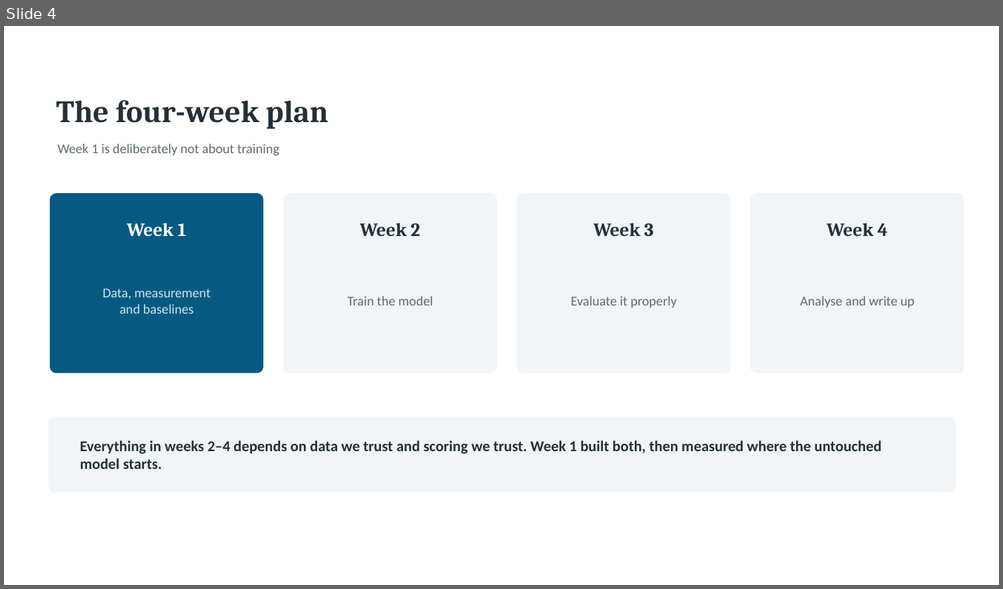
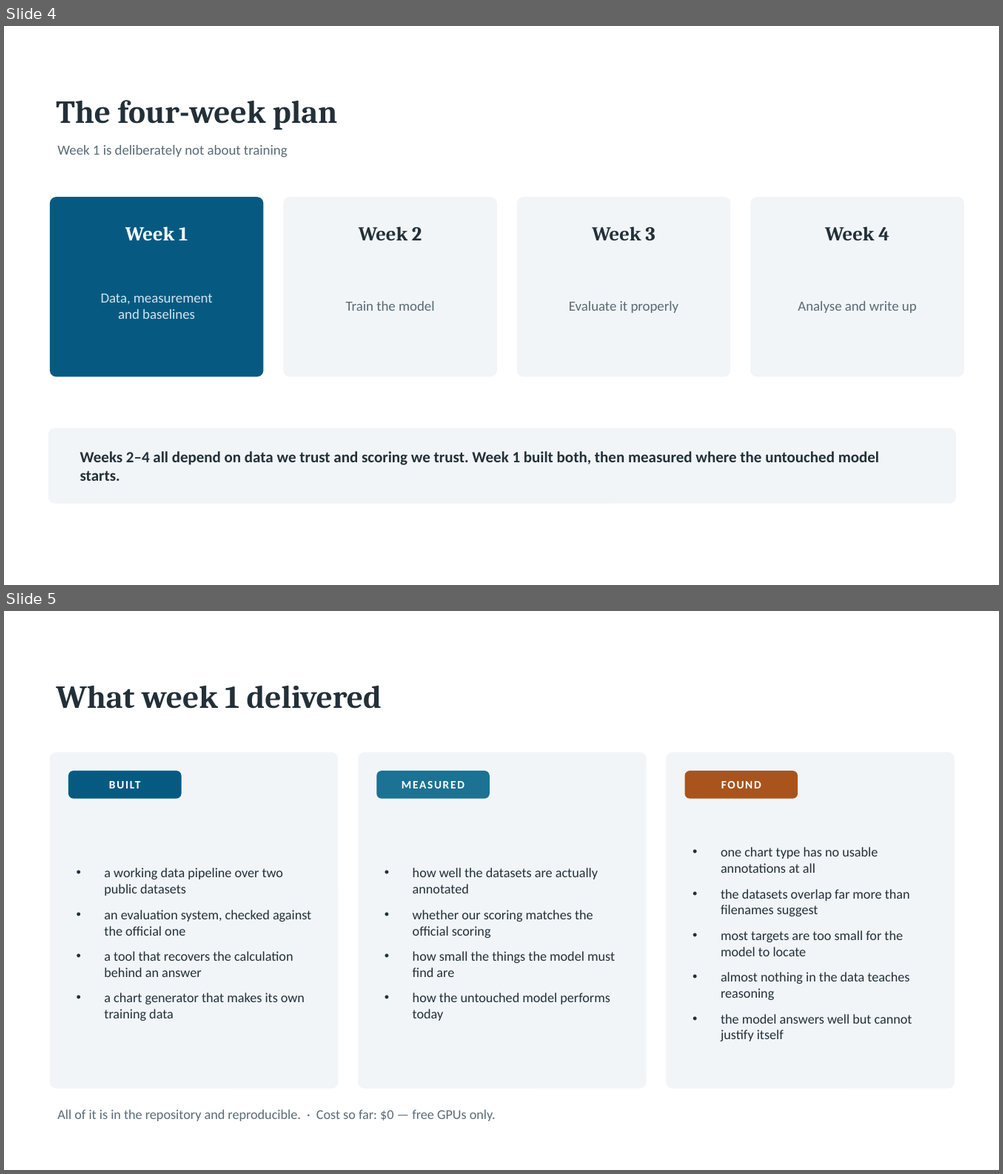
Before and after one commit to Ahmed-Elghazaly/chartqa-dual-target, a slide deck: presentation/ChartQA-Week1.pptx. Shown one above the other, each under a label of ours: slide 4 before the commit, slides 4 and 5 after it. The pictures are 1003x589 and 1003x1174 pixels, drawn with LibreOffice and Linux fonts; fonts in the diff are those of the drawing. Boxes give left, top, right and bottom in pixels: in the first picture for what was removed or moved away, otherwise in the second. Text is boxed around its words. In the diff, an @@ line names an element or a change of style, - is before the commit and + after.

```diff
--- a/presentation/ChartQA-Week1.pptx
+++ b/presentation/ChartQA-Week1.pptx
@@ slide 5 added at box(4, 611, 999, 1170), background #FFFFFF @@
@@ text added at box(56, 685, 381, 709), 31 pt, text #233038, bold @@
+What week 1 delivered
@@ rounded rectangle added at box(51, 753, 338, 1088), fill #F1F5F8, outline #F1F5F8 1 pt @@
@@ rounded rectangle added at box(358, 753, 646, 1088), fill #F1F5F8, outline #F1F5F8 1 pt @@
@@ rounded rectangle added at box(666, 753, 954, 1088), fill #F1F5F8, outline #F1F5F8 1 pt @@
@@ rounded rectangle added at box(69, 772, 181, 798), fill #065A82, outline #065A82 1 pt @@
@@ text added at box(69, 772, 181, 798), 11 pt, text #FFFFFF, bold @@
+BUILT
@@ rounded rectangle added at box(377, 772, 489, 798), fill #1C7293, outline #1C7293 1 pt @@
@@ text added at box(377, 772, 489, 798), 11 pt, text #FFFFFF, bold @@
+MEASURED
@@ rounded rectangle added at box(686, 772, 797, 798), fill #A9541C, outline #A9541C 1 pt @@
@@ text added at box(686, 772, 797, 798), 11 pt, text #FFFFFF, bold @@
+FOUND
@@ text added at box(720, 847, 912, 1042), 13 pt, text #233038 @@
+• one chart type has no usable annotations at all
+• the datasets overlap far more than filenames suggest
+• most targets are too small for the model to locate
+• almost nothing in the data teaches reasoning
+• the model answers well but cannot justify itself
@@ text added at box(104, 868, 311, 1021), 13 pt, text #233038 @@
+• a working data pipeline over two public datasets
+• an evaluation system, checked against the official one
+• a tool that recovers the calculation behind an answer
+• a chart generator that makes its own training data
@@ text added at box(412, 868, 614, 1021), 13 pt, text #233038 @@
+• how well the datasets are actually annotated
+• whether our scoring matches the official scoring
+• how small the things the model must find are
+• how the untouched model performs today
@@ text added at box(57, 1110, 495, 1122), 13 pt, text #5A6B75 @@
+All of it is in the repository and reproducible. · Cost so far: $0 — free GPUs only.
@@ slide 4 changed as well @@
@@ text "The four-week plan" at box(56, 100, 337, 130): size 30 to 31 pt @@
@@ 4 texts, 4 rounded rectangles: place and size @@
-4 texts, 4 rounded rectangles at box(51, 194, 964, 373)
+4 texts, 4 rounded rectangles at box(51, 198, 964, 377)
@@ size 18 to 19 pt in 4 elements at box(125, 227, 188, 241), box(358, 227, 421, 241), box(592, 227, 655, 241), box(825, 227, 889, 241) @@
@@ size 13 to 13.5 pt in 5 elements at box(57, 145, 287, 157), box(101, 294, 213, 319), box(346, 301, 435, 311), box(569, 301, 679, 313), box(797, 301, 916, 313) @@
@@ rounded rectangle: place and size @@
-rounded rectangle at box(48, 417, 956, 492)
+rounded rectangle at box(48, 429, 956, 503)
@@ text at box(80, 452, 879, 481): text changed; size 14.5 to 15 pt @@
-Everything in weeks 2–4 depends on data we trust and scoring we trust. Week 1 built both, then measured where the untouched model starts.
+Weeks 2–4 all depend on data we trust and scoring we trust. Week 1 built both, then measured where the untouched model starts.
```
Also in this commit, not shown: 4 other slides changed, 8 other slides added, 14 slides removed, 7 other files.
